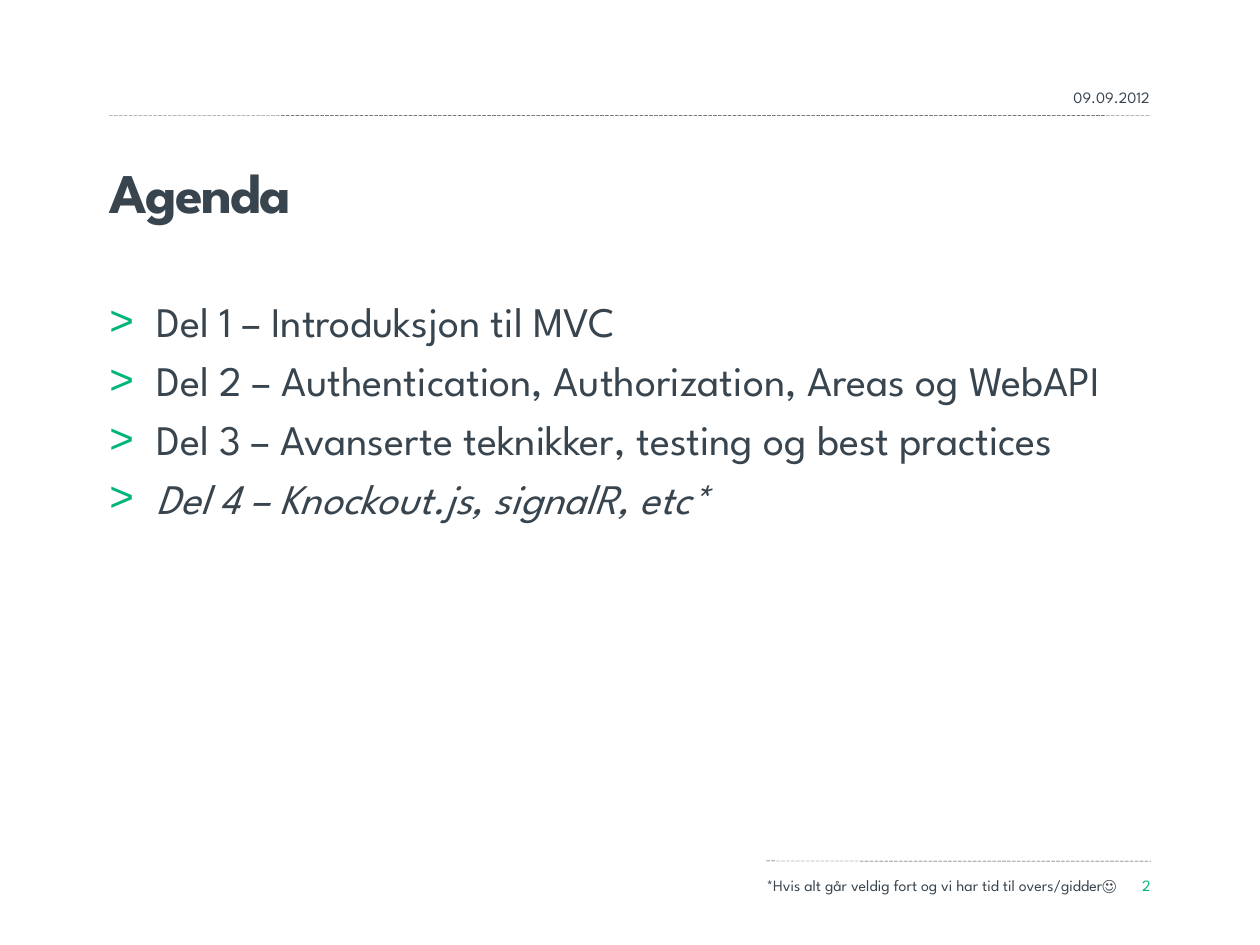
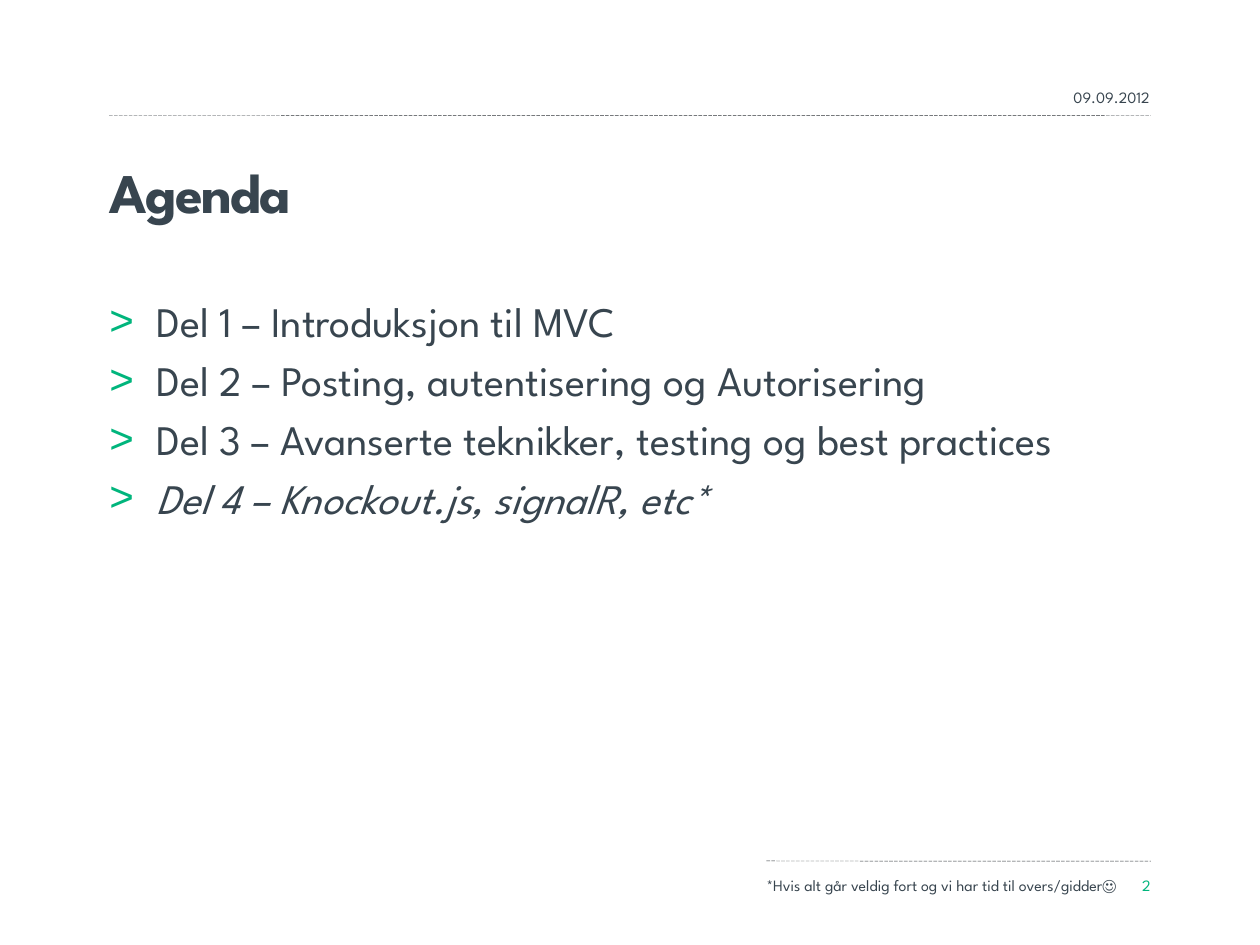
Before and after one commit to yngvebn/MVCKurs, a slide deck: slide 2 of Material/MVC.pptx. Drawn at 1260x945 pixels with LibreOffice and Linux fonts; fonts in the diff are those of the drawing; background and template pictures are left out. Boxes give left, top, right and bottom in pixels: in the first picture for what was removed or moved away, otherwise in the second. Text is boxed around its words. In the diff, an @@ line names an element or a change of style, - is before the commit and + after.

```diff
--- a/Material/MVC.pptx
+++ b/Material/MVC.pptx
@@ text at (157,367,926,405): text changed @@
-> Del 2 – Authentication, Authorization, Areas og WebAPI
+> Del 2 – Posting, autentisering og Autorisering
```
Also in this commit, not shown: 7 slides added, 26 other files.
